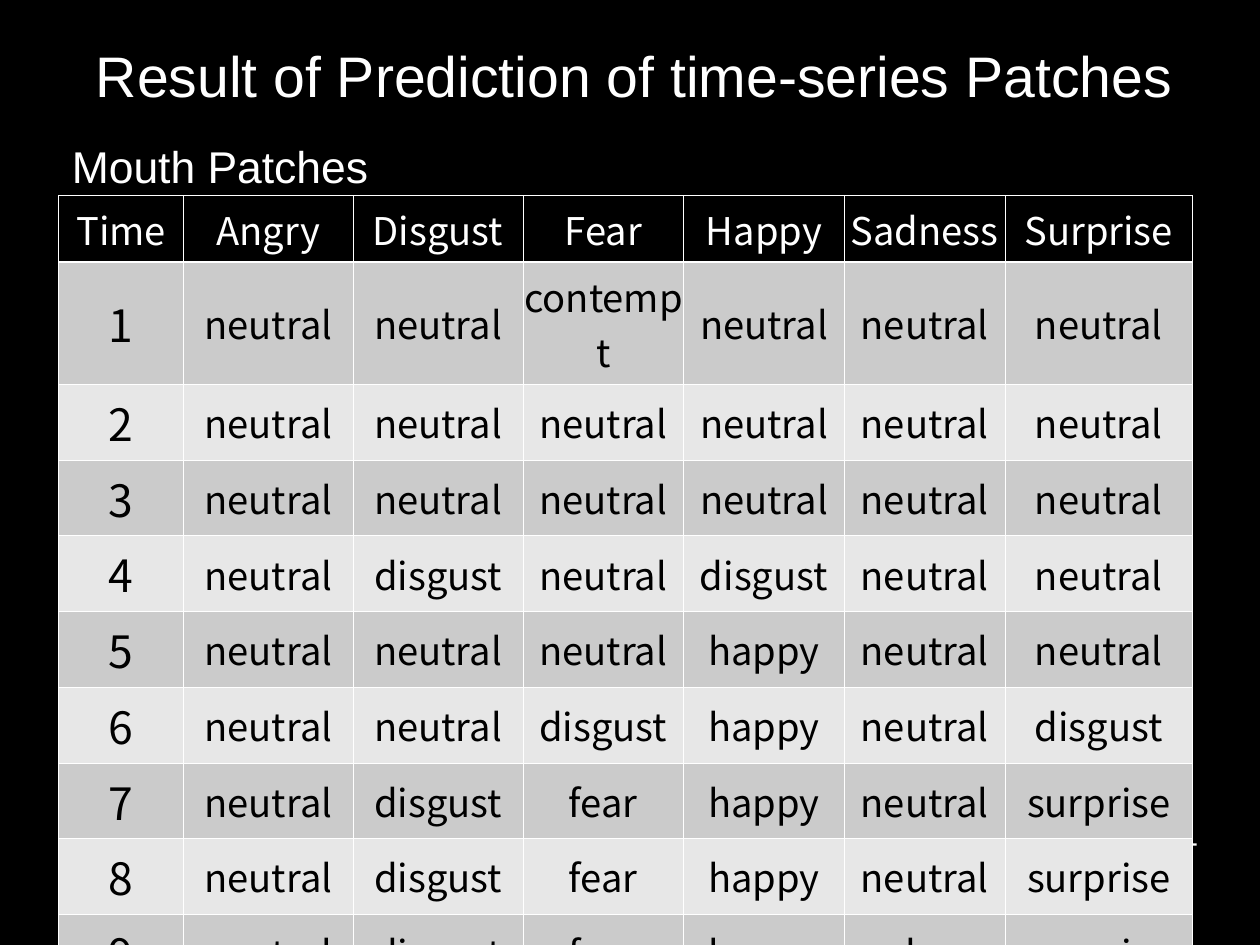
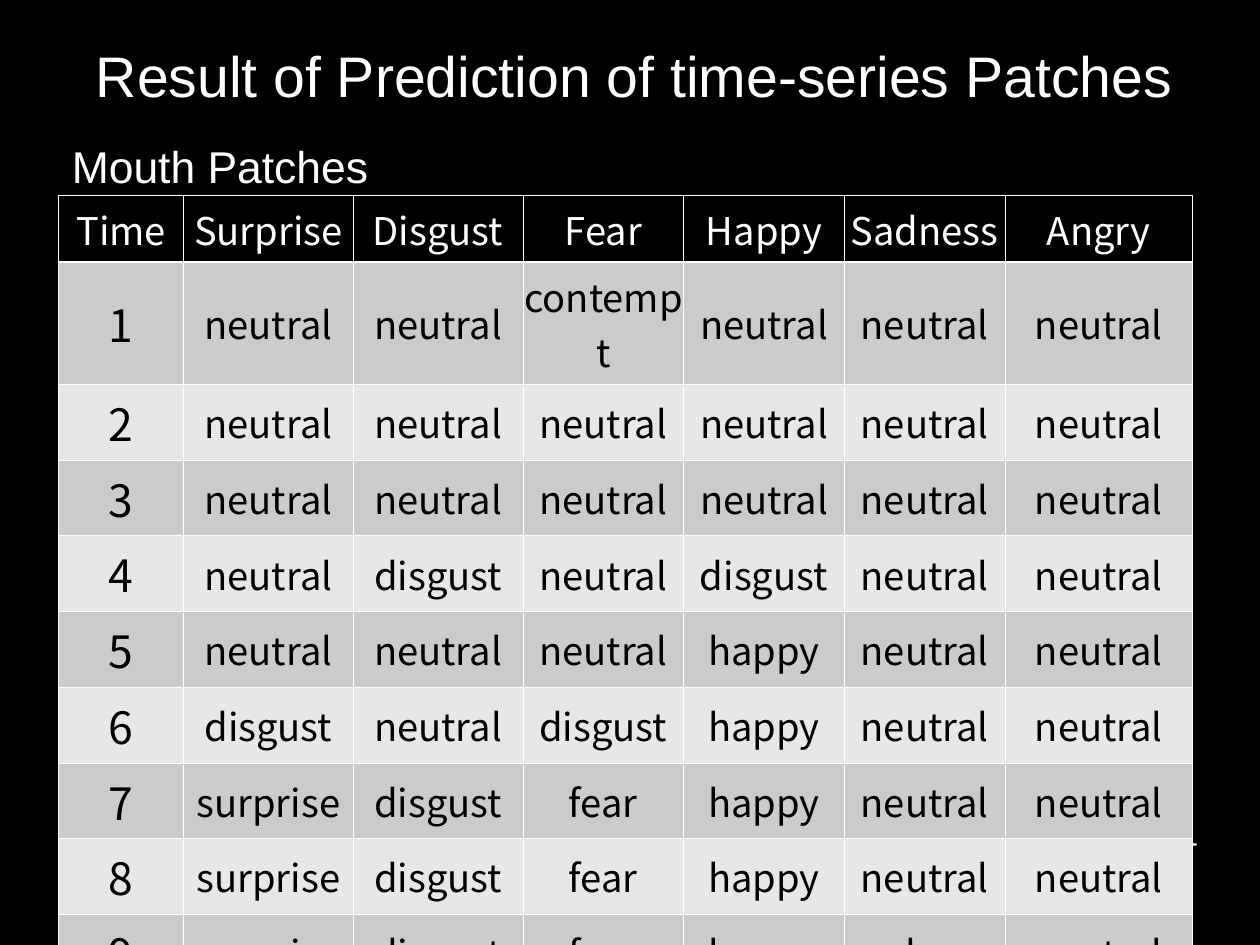
Before and after one commit to GiannisPapadopoulos/DiscriminativePatches, a slide deck: slide 26 of presentations/period3/MAI_Project1_Group4.ppt. Drawn at 1260x945 pixels with LibreOffice and Linux fonts; fonts in the diff are those of the drawing. Boxes give left, top, right and bottom in pixels: in the first picture for what was removed or moved away, otherwise in the second. Text is boxed around its words. In the diff, an @@ line names an element or a change of style, - is before the commit and + after.

Commit message:
reordering table

```diff
--- a/presentations/period3/MAI_Project1_Group4.ppt
+++ b/presentations/period3/MAI_Project1_Group4.ppt
@@ table at [58, 196, 1193, 906] @@
-row 1, column 2: Angry
+row 1, column 2: Surprise
-row 1, column 7: Surprise
+row 1, column 7: Angry
-row 7, column 2: neutral
+row 7, column 2: disgust
-row 7, column 7: disgust
+row 7, column 7: neutral
-row 8, column 2: neutral
+row 8, column 2: surprise
-row 8, column 7: surprise
+row 8, column 7: neutral
-row 9, column 2: neutral
+row 9, column 2: surprise
-row 9, column 7: surprise
+row 9, column 7: neutral
-row 10, column 2: neutral
+row 10, column 2: surprise
-row 10, column 7: surprise
+row 10, column 7: neutral
-row 11, column 2: contempt
+row 11, column 2: surprise
-row 11, column 7: surprise
+row 11, column 7: contempt
-row 12, column 2: neutral
+row 12, column 2: surprise
-row 12, column 7: surprise
+row 12, column 7: neutral
-row 13, column 2: contempt
+row 13, column 2: surprise
-row 13, column 7: surprise
+row 13, column 7: contempt
```
